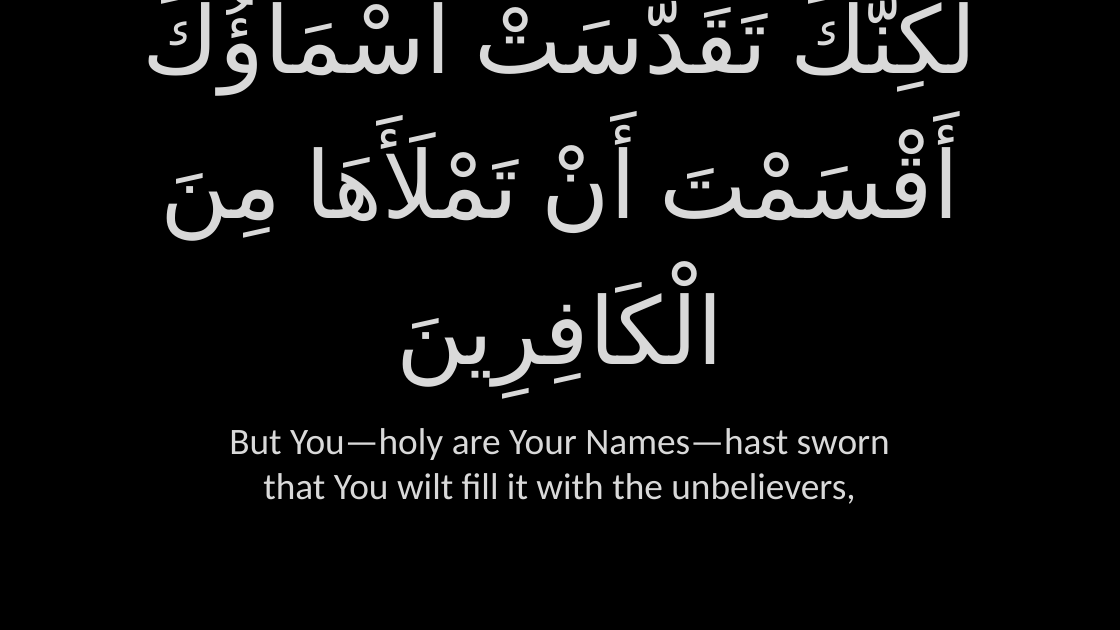
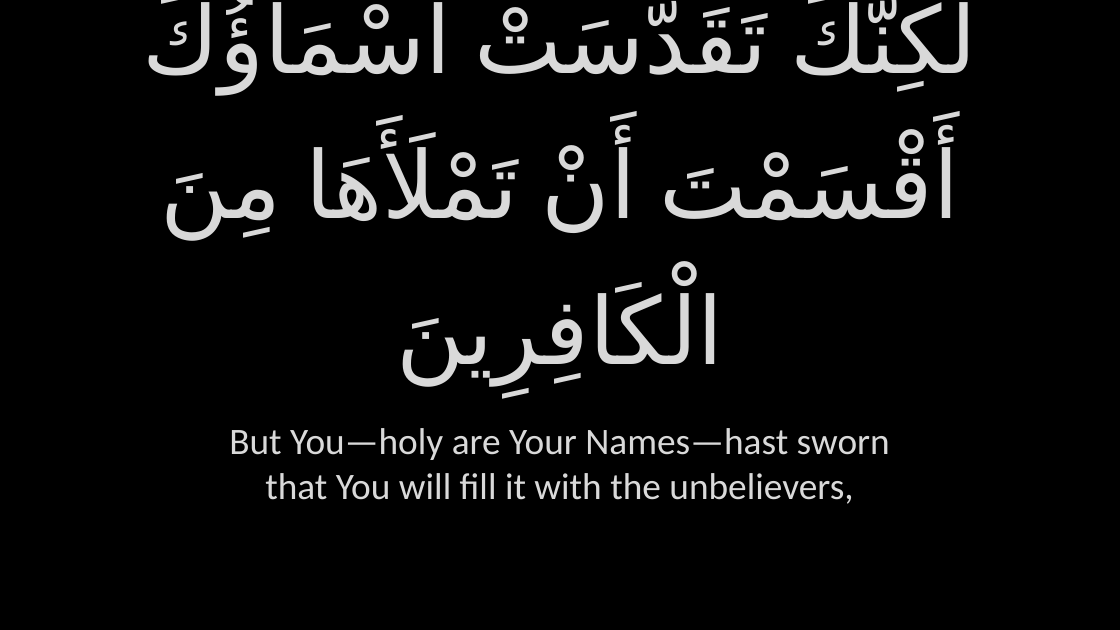
Before and after one commit to GhayurH/Slides, a slide deck: slide 160 of Slides/PPTs/Aza - Dua Kumayl.pptx. Drawn at 1120x630 pixels with LibreOffice and Linux fonts; fonts in the diff are those of the drawing; background and template pictures are left out. Boxes give left, top, right and bottom in pixels: in the first picture for what was removed or moved away, otherwise in the second. Text is boxed around its words. In the diff, an @@ line names an element or a change of style, - is before the commit and + after.

```diff
--- a/Slides/PPTs/Aza - Dua Kumayl.pptx
+++ b/Slides/PPTs/Aza - Dua Kumayl.pptx
@@ text at <box>229,428,890,504</box>: text changed @@
-But You—holy are Your Names—hast sworn that You wilt fill it with the unbelievers,
+But You—holy are Your Names—hast sworn that You will fill it with the unbelievers,
```
Also in this commit, not shown: 64 other slides changed, 10 other files.
